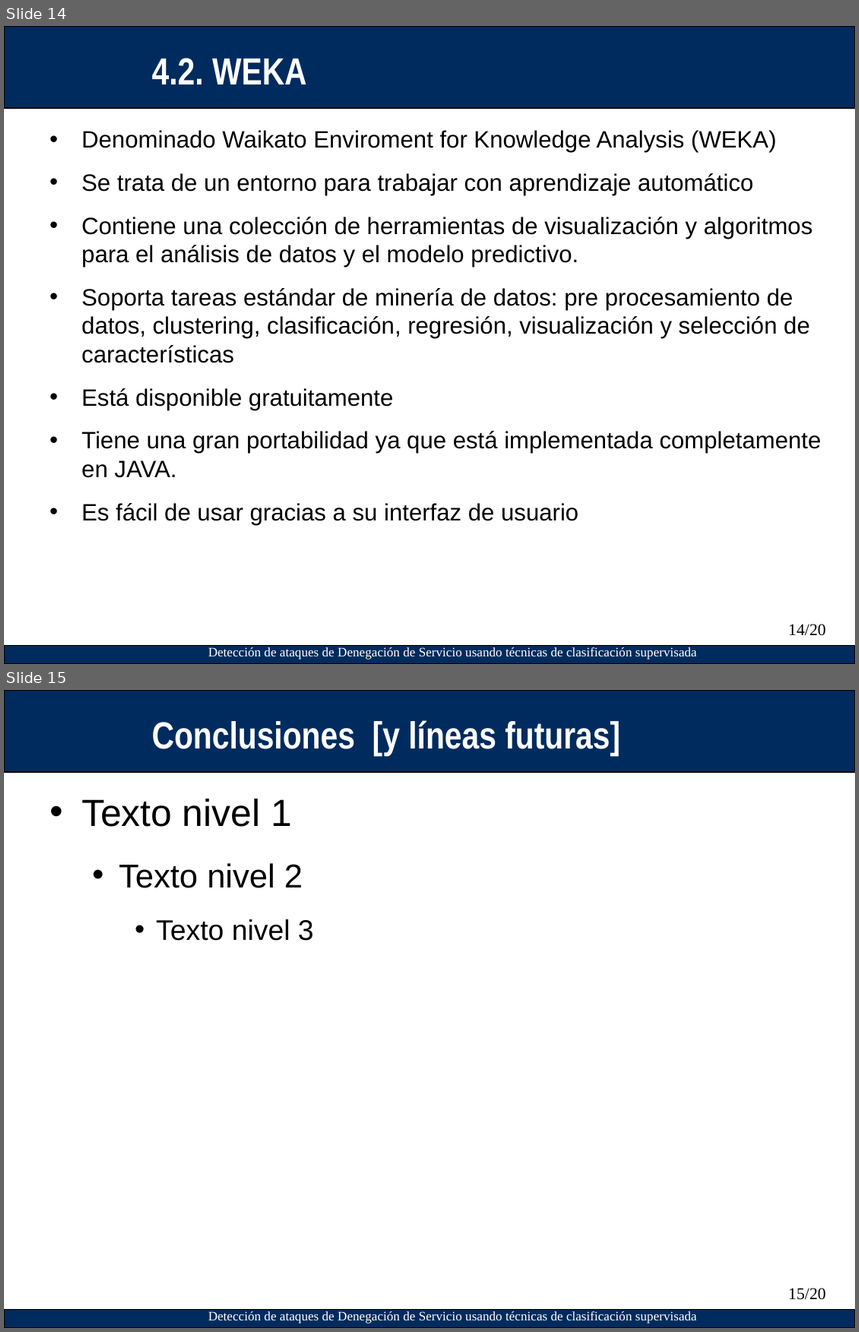
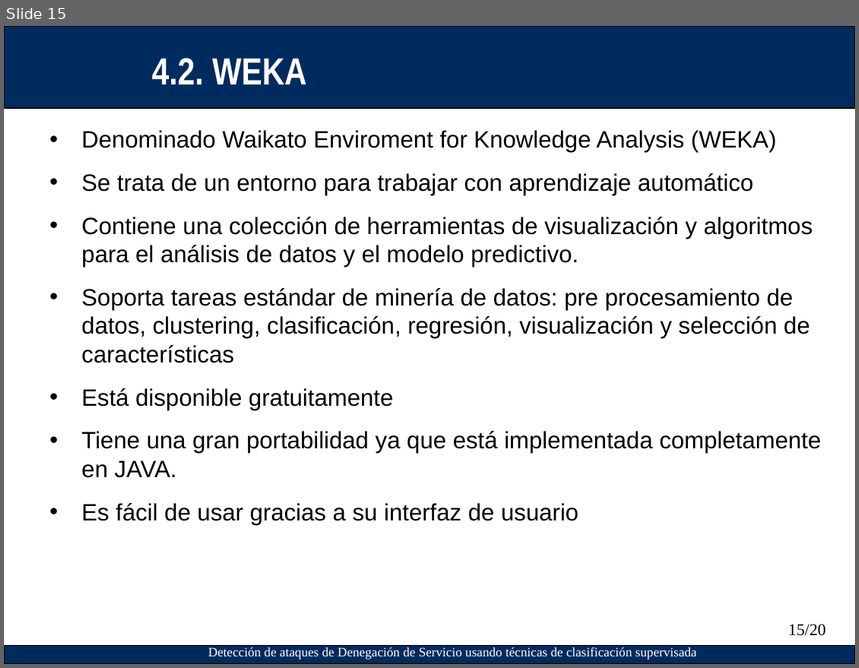
Before and after one commit to asam139/DoS_TFM, a slide deck: Presentacion/Plantilla_Presentacion_PFC-IT_ETSIT.ppt. Shown one above the other, each under a label of ours: slides 14 and 15 before the commit, slide 15 after it. The pictures are 859x1332 and 859x668 pixels, drawn with LibreOffice and Linux fonts; fonts in the diff are those of the drawing; background and template pictures are left out. Boxes give left, top, right and bottom in pixels: in the first picture for what was removed or moved away, otherwise in the second. Text is boxed around its words. In the diff, an @@ line names an element or a change of style, - is before the commit and + after.

```diff
--- a/Presentacion/Plantilla_Presentacion_PFC-IT_ETSIT.ppt
+++ b/Presentacion/Plantilla_Presentacion_PFC-IT_ETSIT.ppt
@@ slide 15 removed at <box>4,690,855,1328</box>, background #FFFFFF; not listed: 3 template elements that a slide beside it also shows @@
@@ text removed at <box>152,720,620,755</box> @@
-Conclusiones [y líneas futuras]
@@ text removed at <box>82,799,314,941</box> @@
-• Texto nivel 1
-  • Texto nivel 2
-    • Texto nivel 3
@@ page number removed at <box>788,1288,826,1300</box> @@
-15/20
@@ what was slide 14 is now slide 15 @@
@@ page number at <box>788,624,826,636</box>: text changed @@
-14/20
+15/20
```
Also in this commit, not shown: 1 slide changed, 9 slides added, 1 other slide removed.
